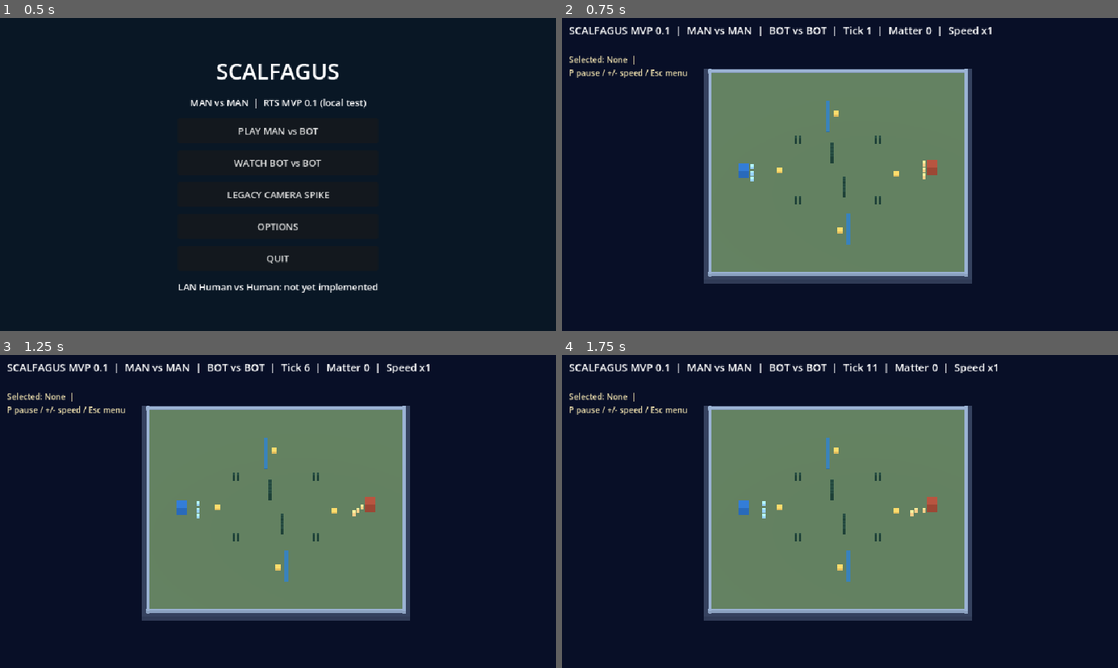
Above: before the commit, frames 1-4 (two rows, left to right).
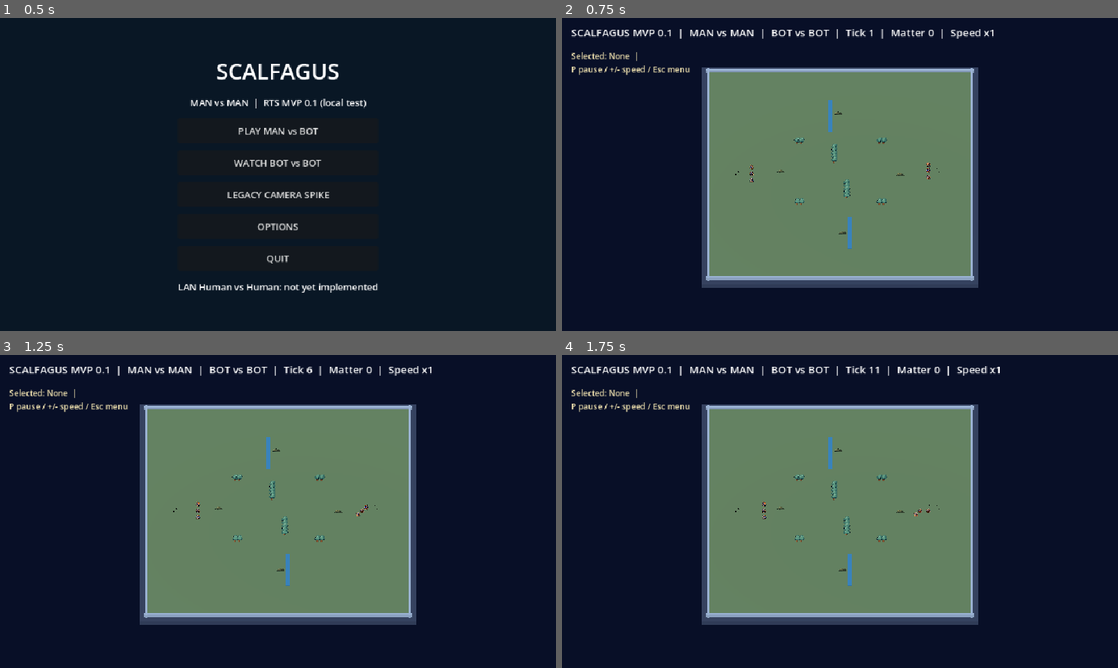
Above: after the commit, the same moments.

Repository: roktiw/scalfagus
Game: Godot game, scene res://scenes/menu.tscn
Two runs of this game, one before a commit and one after it. Both use one fixed random seed, a clock stepped at 60 frames per second and the inputs below.
Inputs (mouse positions are in pixels of both pictures, inside the frame that each line leads up to):
- Up to frame 1 (0.5 s): no input
- Up to frame 2 (0.75 s): click "WATCH BOT vs BOT" at 0.5 s
- Up to frame 3 (1.25 s): no input
- Up to frame 4 (1.75 s): tap Enter at 1.25 s; move the mouse to (962, 495) at 1.27 s; hold Right (ui_right) from 1.28 s (still down); tap Tab at 1.35 s; click (962, 495) at 1.42 s

Frame 1 is identical in both runs. In frame 2, 7.8% of the frame differs, in the area x 1-78%, y 2-87%; in frame 3, 7.8%; in frame 4, 7.8%, in the area x 1-79%, y 2-87%.

Commit message:
fix(rts): restore five-view MAN, tree and resource sprites in mirror scene

Diff:
--- a/apps/game/scripts/mirror_view.gd
+++ b/apps/game/scripts/mirror_view.gd
@@ -3,6 +3,11 @@
 # First playable visualization of MVP 0.1's shared authoritative MAN rules.
 # This is local Human-vs-Bot / Bot-vs-Bot; LAN Human-vs-Human is a later gate.
 const MATCH = preload("res://scripts/mirror_match_state.gd")
+const VIEW_SCRIPT = preload("res://scripts/directional_sprite_5.gd")
+const WORKER_ATLAS = preload("res://assets/man_worker_32x48_idle_5view.png")
+const LANDER_ATLAS = preload("res://assets/man_lander_128x128_unverified_5view.png")
+const TREE_ATLAS = preload("res://assets/neutral_tree_40x64_5view.png")
+const ROCK_ATLAS = preload("res://assets/neutral_rock_56x36_5view.png")
 const MENU_SCENE: String = "res://scenes/menu.tscn"
 
 var sim
@@ -19,12 +24,16 @@
 var help_label: Label
 var selection_marker: MeshInstance3D
 var info: String = ""
-var camera_center: Vector3 = Vector3(32.0, 0.0, 32.0)
+var camera_center: Vector3 = Vector3(19.0, 0.0, 32.0)
+var zoom_size: float = 50.0
 
 func _ready() -> void:
     sim = MATCH.new()
     var mode: String = str(ProjectSettings.get_setting("scalfagus/mirror_mode", "human_bot"))
     spectator = mode == "bot_bot"
+    if spectator:
+        camera_center = Vector3(31.5, 0.0, 31.5)
+        zoom_size = 76.0
     sim.setup(42, ["bot", "bot"] if spectator else ["human", "bot"])
     _build_scene()
     _sync_visuals()
@@ -43,6 +52,36 @@
     visual.material_override = _mat(color)
     parent.add_child(visual)
     return visual
+
+# Restore existing five-view pixel art from the original camera prototype.
+# The returned Node3D belongs to presentation only. No gameplay state is duplicated.
+func _pixel_actor(atlas: Texture2D, frame_size: Vector2i, pixel_scale: float,
+        tint: Color, mirror_safe: bool = false) -> Node3D:
+    var root := Node3D.new()
+    world_root.add_child(root)
+    var visual: DirectionalSprite5 = VIEW_SCRIPT.new()
+    visual.name = "Visual"
+    root.add_child(visual)
+    visual.configure(atlas, frame_size, 1, root, pixel_scale, mirror_safe)
+    visual.sprite.modulate = tint
+    return root
+
+func _unit_sprite(e: Dictionary) -> Node3D:
+    var kind: String = str(e["kind"])
+    var blue: bool = int(e["owner"]) == 0
+    if kind == "hq":
+        return _pixel_actor(LANDER_ATLAS, Vector2i(128, 128), 0.038,
+            Color(0.85, 0.98, 1.0) if blue else Color(1.0, 0.77, 0.70))
+    if kind == "barracks":
+        # Existing lander sprite temporarily represents a Barracks until dedicated art.
+        return _pixel_actor(LANDER_ATLAS, Vector2i(128, 128), 0.027,
+            Color(0.58, 0.81, 1.0) if blue else Color(1.0, 0.64, 0.50))
+    if kind == "rifleman":
+        # Reuse MAN worker sheet until the Rifleman 5-view atlas is authored.
+        return _pixel_actor(WORKER_ATLAS, Vector2i(32, 48), 0.045,
+            Color(0.52, 0.83, 1.0) if blue else Color(1.0, 0.67, 0.50))
+    return _pixel_actor(WORKER_ATLAS, Vector2i(32, 48), 0.039,
+        Color(0.98, 0.98, 1.0) if blue else Color(1.0, 0.85, 0.78))
 
 func _build_scene() -> void:
     var background := WorldEnvironment.new()
@@ -80,26 +119,29 @@
         else:
             rim.position = Vector3(63.5, 0.02, 31.5)
 
+    # Gameplay obstruction lives in the Simulation Core. Pixel art is visual only.
     for cell in sim.terrain.keys():
         var kind: String = str(sim.terrain[cell])
-        var tile: MeshInstance3D
         if kind == "tree":
-            tile = _block(Vector3(0.72, 2.5, 0.72), Color("#163e32"), world_root)
-            tile.position = Vector3(float(cell.x), 1.25, float(cell.y))
+            var tree_sprite: Node3D = _pixel_actor(
+                TREE_ATLAS, Vector2i(40, 64), 0.052, Color.WHITE, true)
+            tree_sprite.position = Vector3(float(cell.x), 0.0, float(cell.y))
         else:
-            tile = _block(Vector3(1.0, 0.07, 1.0), Color("#296d9d"), world_root)
-            tile.position = Vector3(float(cell.x), 0.04, float(cell.y))
+            var pond := _block(Vector3(1.0, 0.07, 1.0),
+                Color("#296d9d"), world_root)
+            pond.position = Vector3(float(cell.x), 0.04, float(cell.y))
 
     for sid in sim.sources.keys():
         var source: Dictionary = sim.sources[sid]
-        var crystal := _block(Vector3(1.25, 0.7, 1.25), Color("#e6be57"), world_root)
+        var ore: Node3D = _pixel_actor(
+            ROCK_ATLAS, Vector2i(56, 36), 0.040, Color(1.0, 0.88, 0.57))
         var p: Vector2i = source["pos"]
-        crystal.position = Vector3(p.x, 0.38, p.y)
-        source_nodes[sid] = crystal
+        ore.position = Vector3(float(p.x), 0.0, float(p.y))
+        source_nodes[sid] = ore
 
     camera = Camera3D.new()
     camera.projection = Camera3D.PROJECTION_ORTHOGONAL
-    camera.size = 78.0
+    camera.size = zoom_size
     camera.far = 300.0
     camera.current = true
     add_child(camera)
@@ -111,12 +153,14 @@
     var ui := CanvasLayer.new()
     add_child(ui)
     hud = Label.new()
-    hud.position = Vector2(12, 8)
+    hud.position = Vector2(16, 12)
+    hud.mouse_filter = Control.MOUSE_FILTER_IGNORE
     hud.add_theme_color_override("font_color", Color.WHITE)
     hud.add_theme_font_size_override("font_size", 18)
     ui.add_child(hud)
     help_label = Label.new()
-    help_label.position = Vector2(12, 62)
+    help_label.position = Vector2(16, 56)
+    help_label.mouse_filter = Control.MOUSE_FILTER_IGNORE
     help_label.add_theme_color_override("font_color", Color("#f5e6b2"))
     help_label.add_theme_font_size_override("font_size", 14)
     ui.add_child(help_label)
@@ -161,10 +205,10 @@
     for id in sim.sorted_ids():
         var e: Dictionary = sim.entities[id]
         if not unit_nodes.has(id):
-            unit_nodes[id] = _block(_unit_shape(e), _unit_color(e), world_root)
-        var v: MeshInstance3D = unit_nodes[id]
+            unit_nodes[id] = _unit_sprite(e)
+        var v: Node3D = unit_nodes[id]
         var p: Vector2i = e["pos"]
-        v.position = Vector3(p.x, _unit_shape(e).y * 0.5, p.y)
+        v.position = Vector3(float(p.x), 0.0, float(p.y))
         v.visible = spectator or int(e["owner"]) == 0 or sim.can_see(0, p)
     for sid in source_nodes.keys():
         var source: Dictionary = sim.sources[sid]
@@ -191,7 +235,7 @@
     help_label.text = "Selected: %s  |  %s\n%s" % [
         selected_text, info,
         "P pause / +/- speed / Esc menu" if spectator else
-        "Left click select / Right click move, gather or attack / B then click: Barracks / W: Worker at HQ / R: Rifleman at Barracks / WASD camera / Esc menu"
+        "Left click select / Right click move, gather or attack / B then click: Barracks / W: Worker at HQ / R: Rifleman at Barracks / WASD pan / Mouse wheel zoom / Esc menu"
     ]
 
 func _cell_at_mouse(screen_pos: Vector2) -> Vector2i:
@@ -253,6 +297,12 @@
             KEY_R:
                 if not spectator and sim.entities.has(selected_id):
                     info = "Rifleman queued" if sim.issue_command(0, "train_rifleman", selected_id) else "Cannot train Rifleman"
+    elif event is InputEventMouseButton and event.pressed and event.button_index in [
+            MOUSE_BUTTON_WHEEL_UP, MOUSE_BUTTON_WHEEL_DOWN]:
+        zoom_size = clampf(
+            zoom_size * (0.88 if event.button_index == MOUSE_BUTTON_WHEEL_UP else 1.12),
+            24.0, 96.0)
+        camera.size = zoom_size
     elif event is InputEventMouseButton and event.pressed and not spectator:
         if event.button_index not in [MOUSE_BUTTON_LEFT, MOUSE_BUTTON_RIGHT]:
             return
